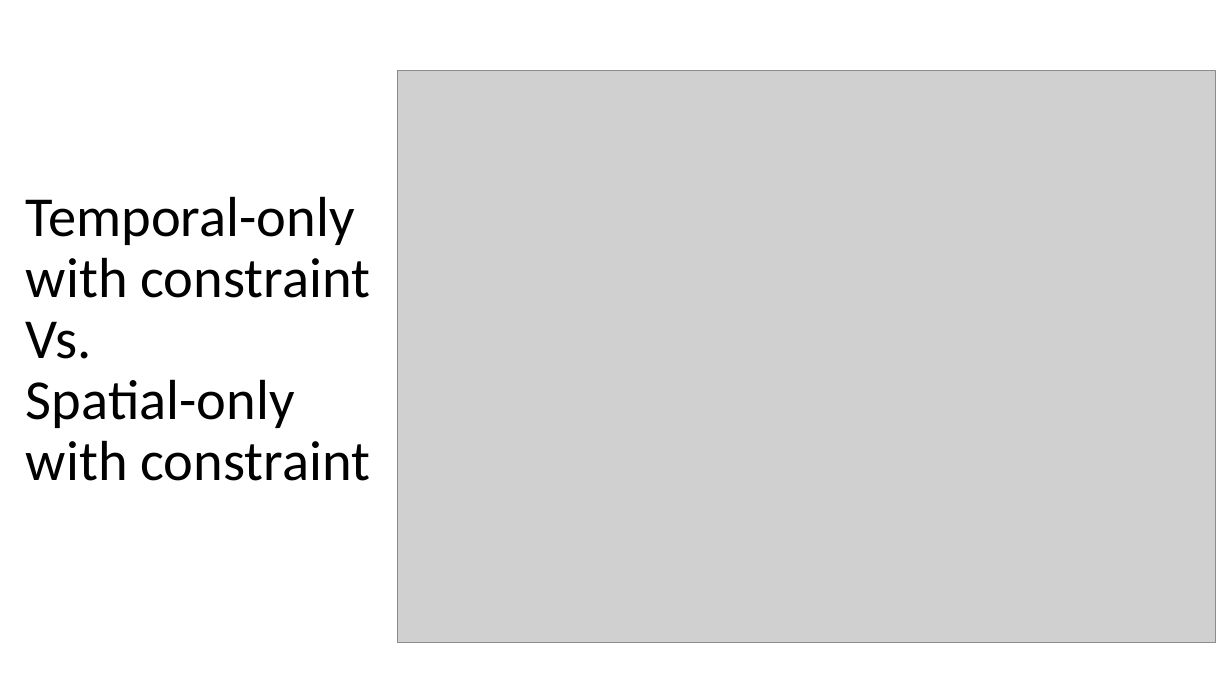
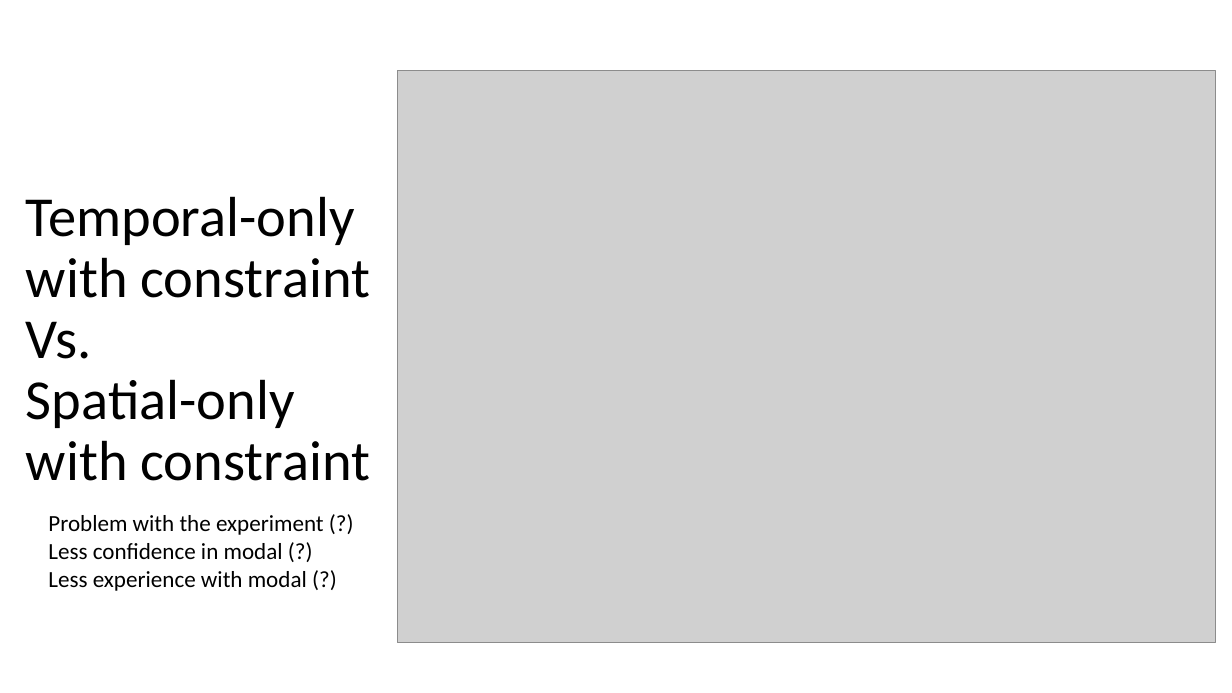
Before and after one commit to OzMashiah/ultra-instinct-modelling, a slide deck: slide 24 of Modeling Results.pptx. Drawn at 1232x693 pixels with LibreOffice and Linux fonts; fonts in the diff are those of the drawing; grey boxes stand for pictures. Boxes give left, top, right and bottom in pixels: in the first picture for what was removed or moved away, otherwise in the second. Text is boxed around its words. In the diff, an @@ line names an element or a change of style, - is before the commit and + after.

```diff
--- a/Modeling Results.pptx
+++ b/Modeling Results.pptx
@@ text added at box(48, 515, 324, 591), 18 pt, text #000000 @@
+Problem with the experiment (?)
+Less confidence in modal (?)
+Less experience with modal (?)
```
Also in this commit, not shown: 1 other slide changed, 1 slide added.
